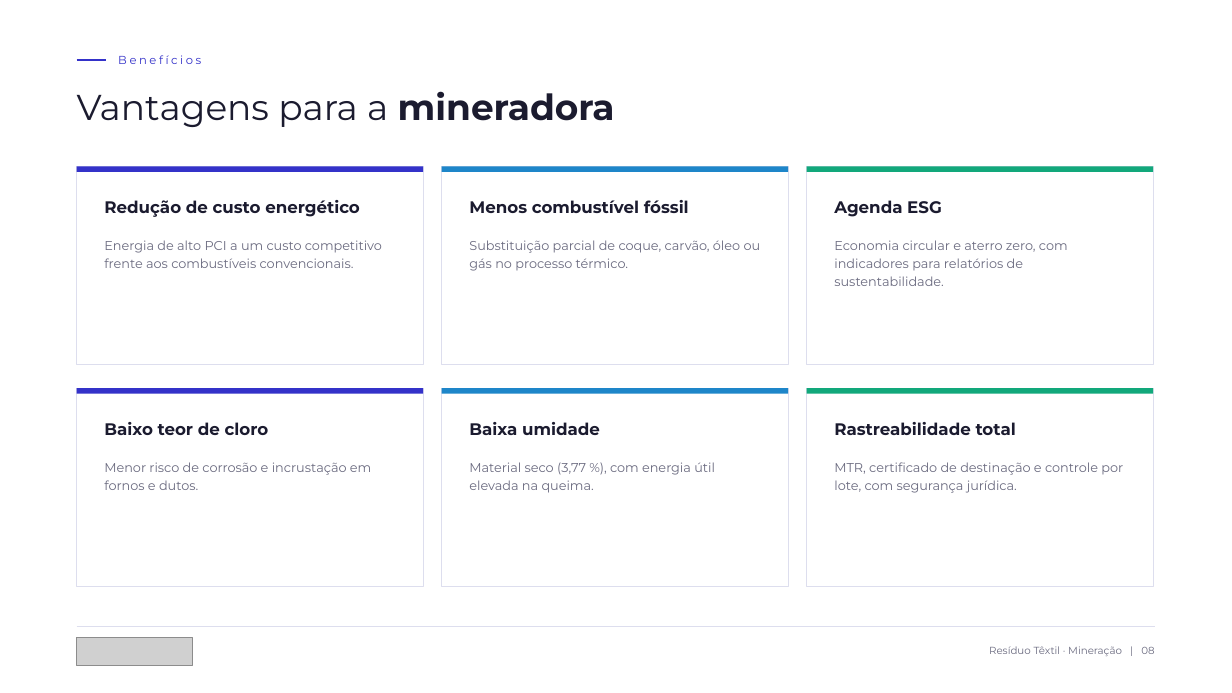
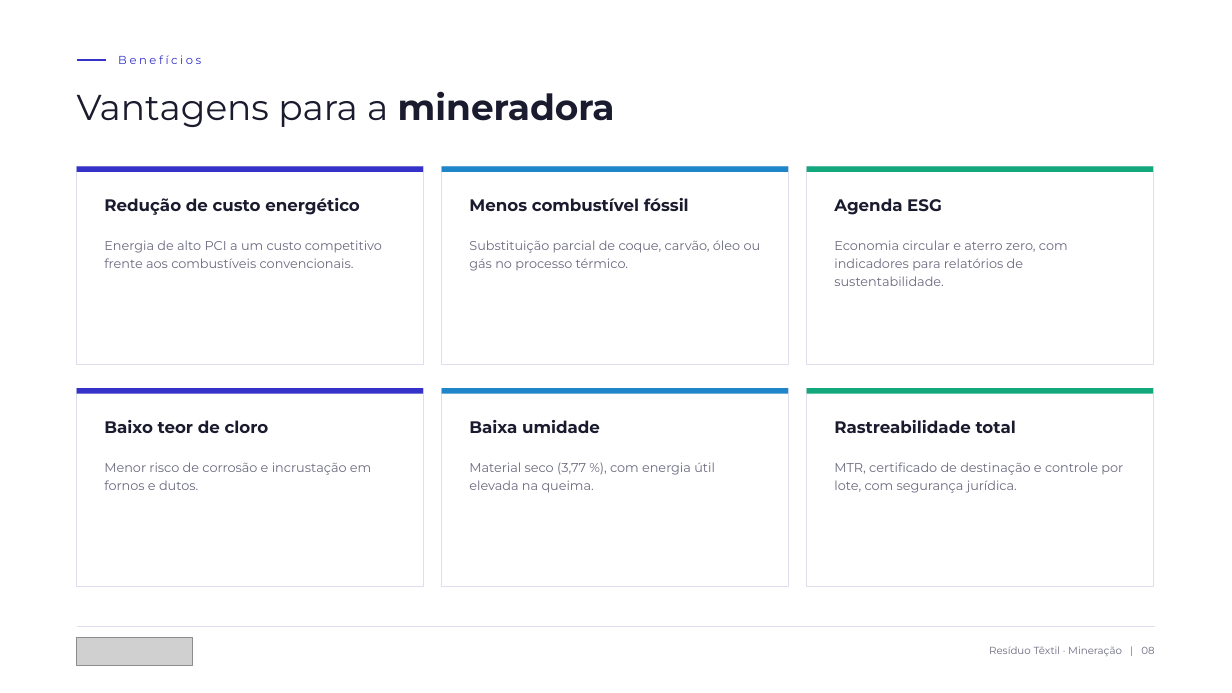
Before and after one commit to rogerio27238899/K, a slide deck: slide 8 of apresentacao-mineradora/Nunes_Lucato_Residuo_Textil_Mineradora.pptx. Drawn at 1232x693 pixels with LibreOffice and Linux fonts; fonts in the diff are those of the drawing; grey boxes stand for pictures. Boxes give left, top, right and bottom in pixels: in the first picture for what was removed or moved away, otherwise in the second. Text is boxed around its words. In the diff, an @@ line names an element or a change of style, - is before the commit and + after.

```diff
--- a/apresentacao-mineradora/Nunes_Lucato_Residuo_Textil_Mineradora.pptx
+++ b/apresentacao-mineradora/Nunes_Lucato_Residuo_Textil_Mineradora.pptx
@@ line spacing 1.15 to 1.05 in 6 elements at [104, 198, 360, 215], [469, 198, 689, 211], [834, 198, 942, 215], [104, 420, 269, 433], [469, 420, 600, 433], [834, 420, 1016, 433] @@
```
Also in this commit, not shown: 3 other slides changed, 2 other files.
